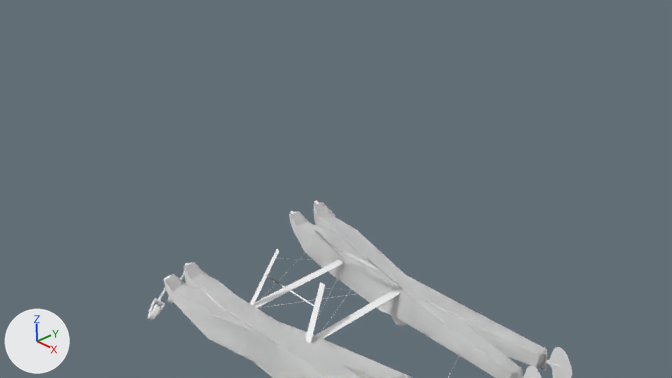
The Blender file Models/c172p-pontoon-damage.blend as it was, and as the next commit left it.
Before and after are seen from the file's camera 'Camera'. Every picture has the same lights, and +X, +Y and +Z are marked at lower left.

Objects in the first picture: 'FloatStruts', 'L-FloatCB', 'L-FloatCD', 'R-FloatCB', 'R-FloatCD', 'RHrudderD'.
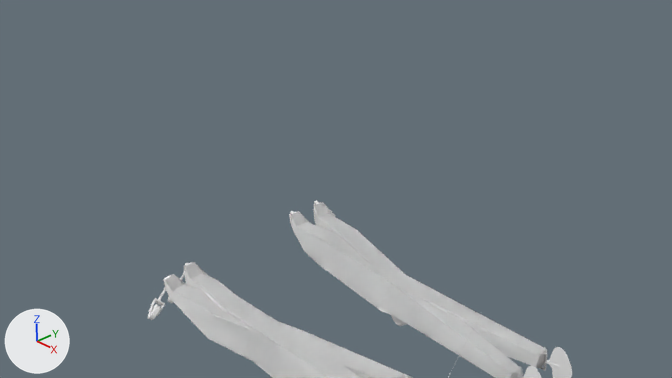
Where the change shows, as pixel boxes [x1, y1, x2, y2] in the pictures (672 x 378 px):
'FloatStruts', hidden
    before: [250, 231, 402, 343]

Patch to the scene script:
```diff
--- a/Models/c172p-pontoon-damage.blend.py
+++ b/Models/c172p-pontoon-damage.blend.py
@@ ob_floatstruts @@
 ob_floatstruts.show_transparent = True
+ob_floatstruts.hide_viewport = True
```
